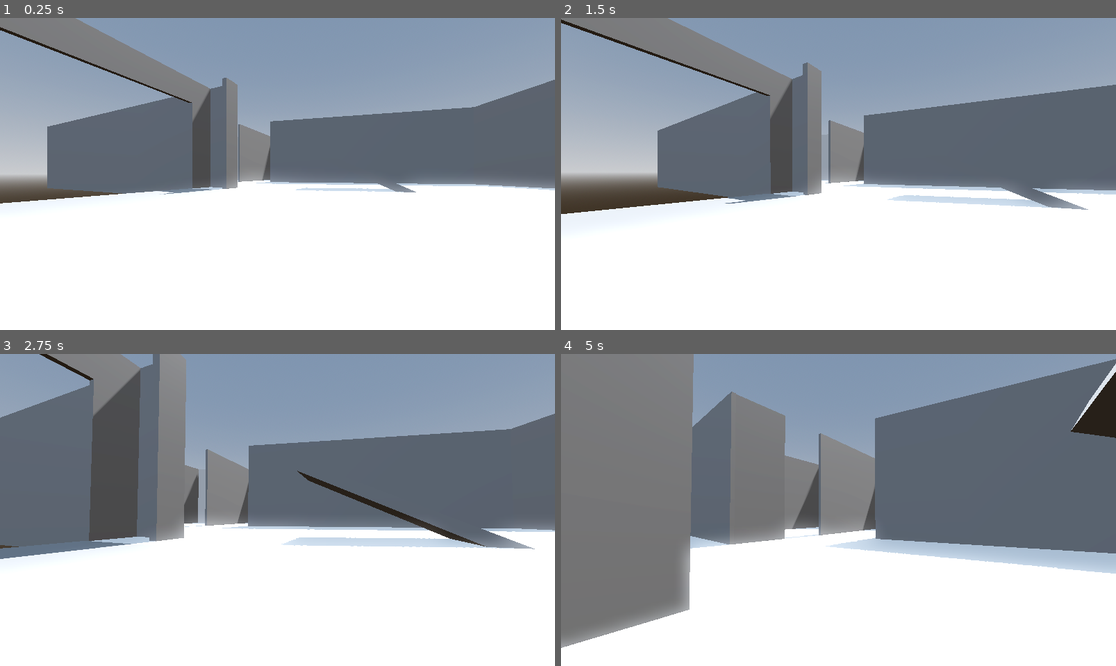
Above: before the commit, frames 1-4 (two rows, left to right).
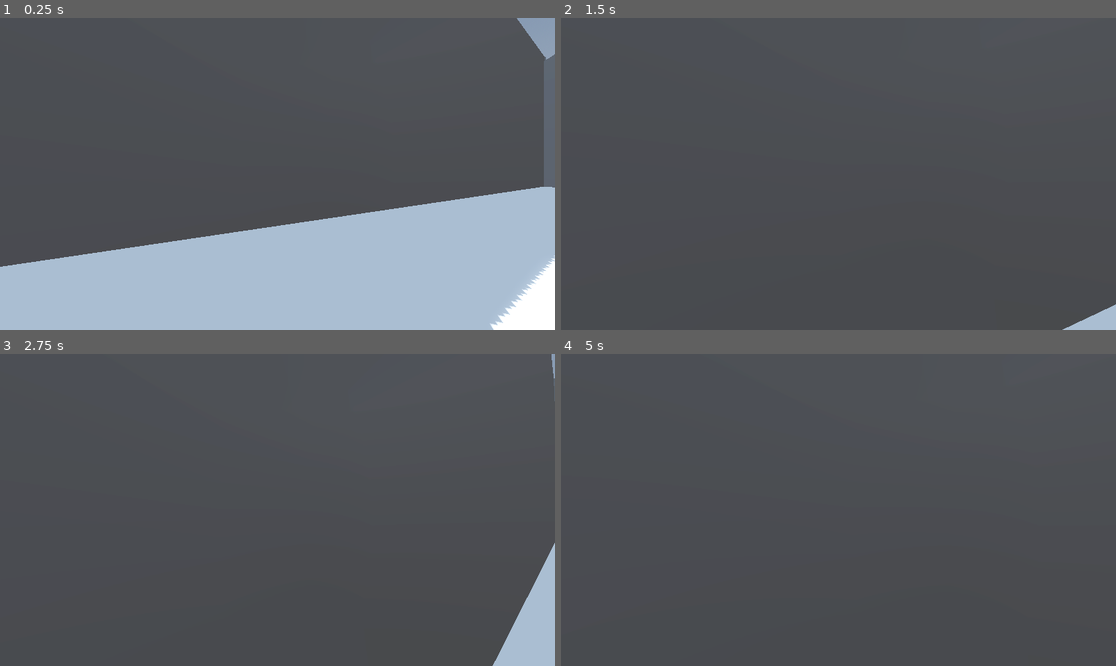
Above: after the commit, the same moments.

Repository: arsonblahaj/DDU-Escape-Herningsholm
Game: Godot game, scene res://Main.tscn
Two runs of this game, one before a commit and one after it. Both use one fixed random seed, a clock stepped at 60 frames per second and the inputs below.
Inputs (mouse positions are in pixels of both pictures, inside the frame that each line leads up to):
- Up to frame 1 (0.25 s): no input
- Up to frame 2 (1.5 s): tap Enter at 0.5 s; move the mouse to (866, 174) at 0.52 s; hold W (up) from 0.53 s (still down); tap Space (jump) at 0.77 s; move the mouse to (810, 174) at 1.27 s
- Up to frame 3 (2.75 s): keep holding W (up); tap Space (jump) at 1.52 s; move the mouse to (288, 503) at 2.02 s
- Up to frame 4 (5 s): keep holding W (up); move the mouse to (832, 516) at 2.77 s; tap Space (jump) at 3.02, 3.77, 4.52 s; move the mouse to (877, 513) at 3.52 s; move the mouse to (794, 506) at 4.27 s

The runs differ from the first frame. In frame 1, 96% of the frame differs, in the area x 0-100%, y 0-100%; in frame 2, 98%; in frame 3, 96%; in frame 4, 99%.

Commit message:
Main Update (23/1/2026)

Diff:
--- a/Main.tscn
+++ b/Main.tscn
@@ -30,7 +30,7 @@
 shadow_enabled = true
 
 [node name="CSGCombiner3D" type="CSGCombiner3D" parent="."]
-transform = Transform3D(2, 0, 0, 0, 2, 0, 0, 0, 2, 0, 0, 0)
+transform = Transform3D(2.5, 0, 0, 0, 2.5, 0, 0, 0, 2.5, 0, 0, 0)
 use_collision = true
 
 [node name="CSGBox3D" type="CSGBox3D" parent="CSGCombiner3D"]
@@ -175,5 +175,25 @@
 transform = Transform3D(0.8200518, 0.38588706, -0.42261827, -0.42577928, 0.90482706, 0, 0.38239646, 0.1799421, 0.90630776, 4.5247364, 1.4978338, -11.916996)
 size = Vector3(6.3545227, 0.37158203, 2.0734863)
 
+[node name="CSGBox3D23" type="CSGBox3D" parent="CSGCombiner3D"]
+transform = Transform3D(0.40837818, 0, 0.9128128, 0, 1, 0, -0.9128128, 0, 0.40837818, -15.007505, 1.9150391, 8.742392)
+size = Vector3(23.37735, 9.598145, 0.17919922)
+
+[node name="CSGBox3D27" type="CSGBox3D" parent="CSGCombiner3D"]
+transform = Transform3D(0.99992895, 0, 0.01192038, 0, 1, 0, -0.01192038, 0, 0.99992895, -27.939713, 3.348602, 19.558348)
+size = Vector3(16.35445, 6.865387, 0.116363525)
+
+[node name="CSGBox3D25" type="CSGBox3D" parent="CSGCombiner3D"]
+transform = Transform3D(-1, 0, 6.978512e-05, 0, 1, 0, -6.978512e-05, 0, -1, -4.8983455, 3.4338531, 23.412607)
+size = Vector3(61.865555, 6.865387, 0.116363525)
+
+[node name="CSGBox3D26" type="CSGBox3D" parent="CSGCombiner3D"]
+transform = Transform3D(-0.051325105, 0, 0.99868196, 0, 1, 0, -0.99868196, 0, -0.051325105, -35.84359, 3.4397745, 22.203259)
+size = Vector3(17.373665, 6.8989563, 0.116363525)
+
+[node name="CSGBox3D24" type="CSGBox3D" parent="CSGCombiner3D"]
+transform = Transform3D(-0.05463648, 0, -0.9985063, 0, 1, 0, 0.9985063, 0, -0.05463648, 26.245308, 3.3033981, 21.34312)
+size = Vector3(18.509048, 7.147766, 0.116363525)
+
 [node name="Player" parent="." instance=ExtResource("1_glv2v")]
-transform = Transform3D(1, 0, 0, 0, 1, 0, 0, 0, 1, 0, 2.1766214, 0)
+transform = Transform3D(1, 0, 0, 0, 1, 0, 0, 0, 1, -60.878372, 2.1766214, 23.60325)
